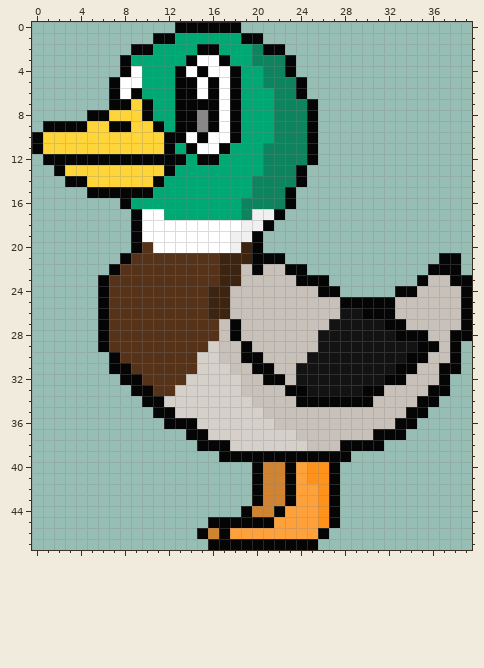
Two versions of one pixel-art sprite, notes/Create Redux/DuckL.png. Above is the file before it was changed.
The file is 40x52 pixels. Colours within 5 levels of each other are drawn and written as one. The old version is drawn lined up with the new one, on the new canvas.
After:
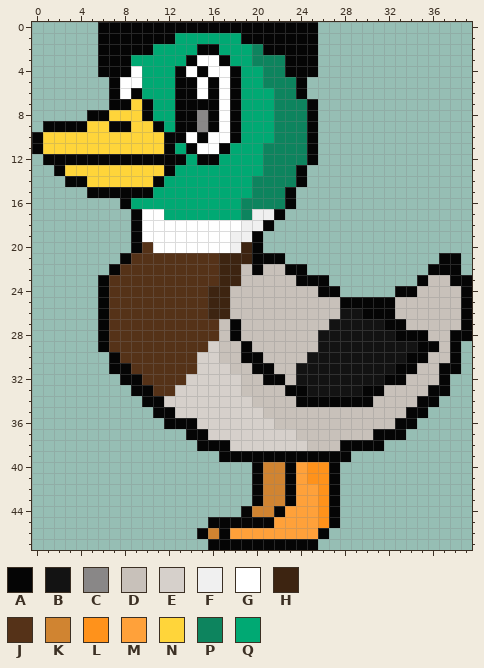
Palette (. is transparent): A #050505  B #131313  C #898787  D #c8c1ba  E #d6d0cb  F #f0f0f0  G #ffffff  H #3d2411  J #553218  K #d08431  L #ff921b  M #ffa13a  N #ffd53a  P #0d845e  Q #00a973
Difference:
canvas 40x52 -> 40x48, the old top-left corner now at 0,-4 (the part of the old canvas that was cut away was empty and is not shown)
There is now colour A in row 0 at x 6 to 12 and 19 to 25; in row 1 at x 6 to 10 and 21 to 25; in row 2 at x 6 to 8 and 23 to 25; in rows 3 to 4 at x 6 to 7 and 24 to 25.
